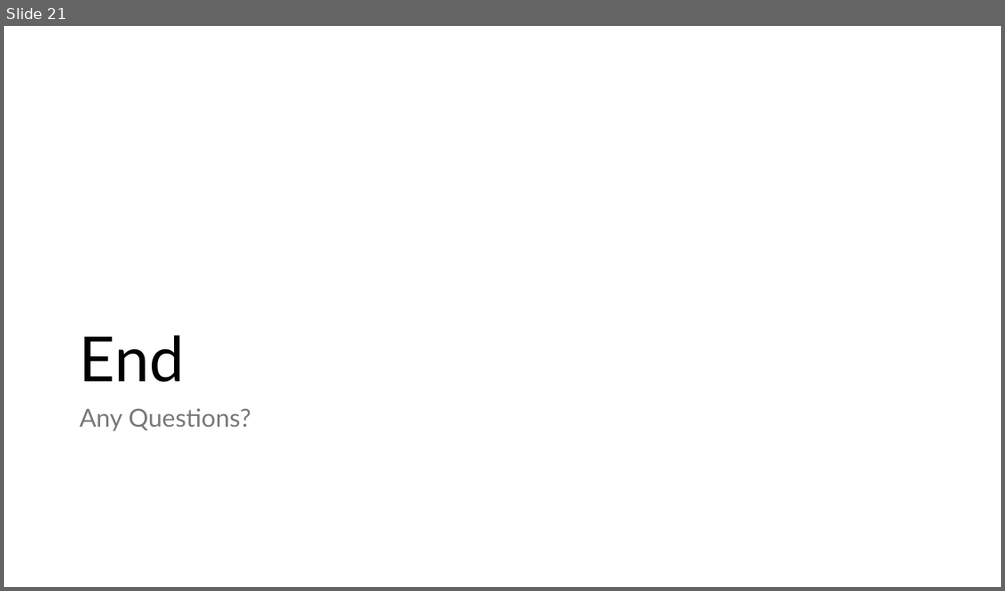
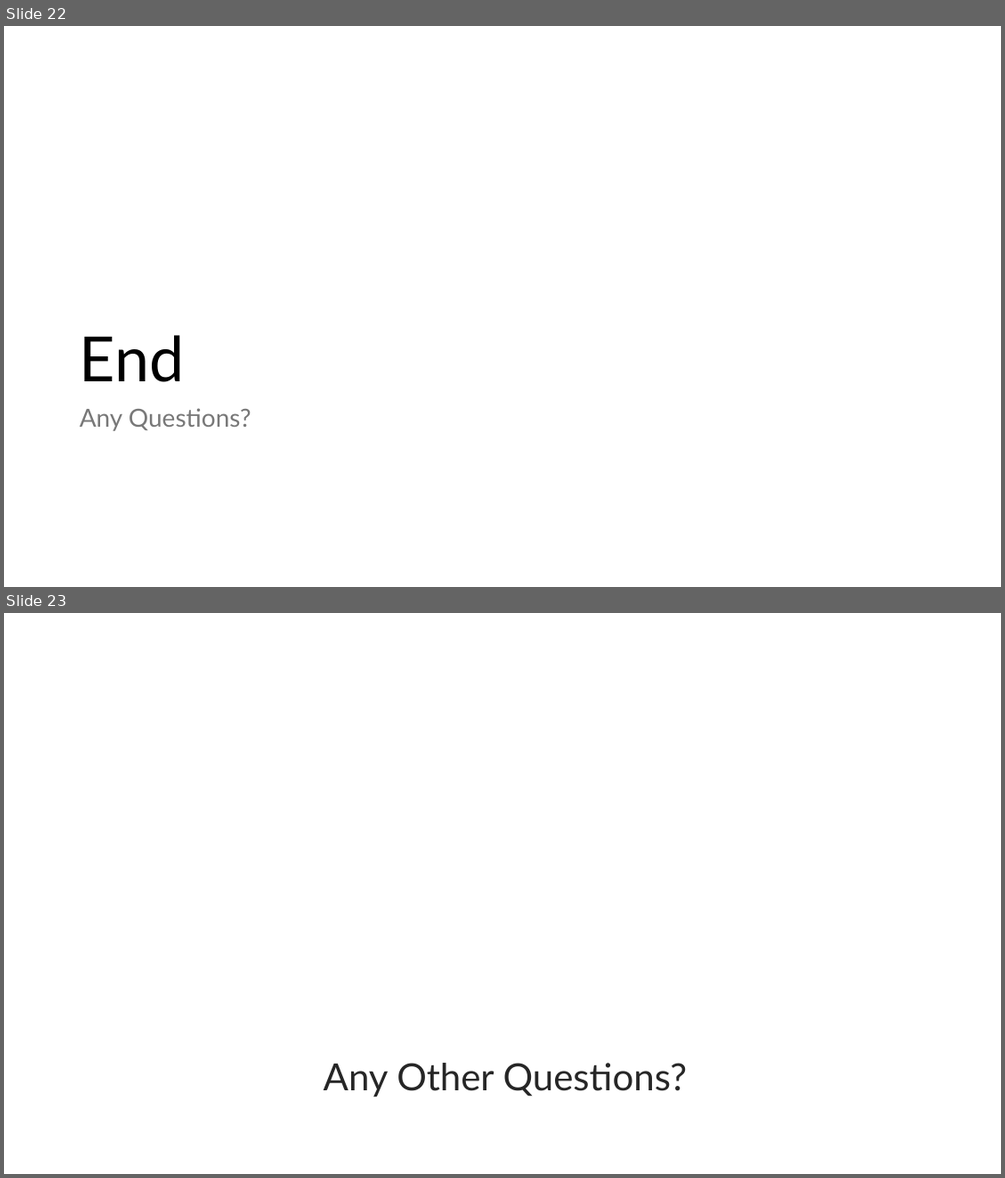
Before and after one commit to brandon-s-lin/Salary-Prediction-Model, a slide deck: Final Project Presentation.pptx. Shown one above the other, each under a label of ours: slide 21 before the commit, slides 22 and 23 after it. The pictures are 1005x591 and 1005x1178 pixels, drawn with LibreOffice and Linux fonts; fonts in the diff are those of the drawing; background and template pictures are left out. Boxes give left, top, right and bottom in pixels: in the first picture for what was removed or moved away, otherwise in the second. Text is boxed around its words. In the diff, an @@ line names an element or a change of style, - is before the commit and + after.

```diff
--- a/Final Project Presentation.pptx
+++ b/Final Project Presentation.pptx
@@ slide 23 added at (x1=4, y1=613, x2=1001, y2=1174), background picture (left out) @@
@@ rectangle added at (x1=4, y1=1048, x2=1001, y2=1109), fill #FFFFFF at 93% opacity @@
@@ line added from (4, 1041) to (1001, 1041), #FFFFFF 3.25 pt @@
@@ title added at (x1=324, y1=1062, x2=688, y2=1097), 36 pt, text #262626 @@
+Any Other Questions?
@@ line added from (4, 1115) to (1001, 1115), #FFFFFF 3.25 pt @@
@@ what was slide 21 is now slide 22 @@
```
Also in this commit, not shown: 3 slides changed, 2 other slides added.
